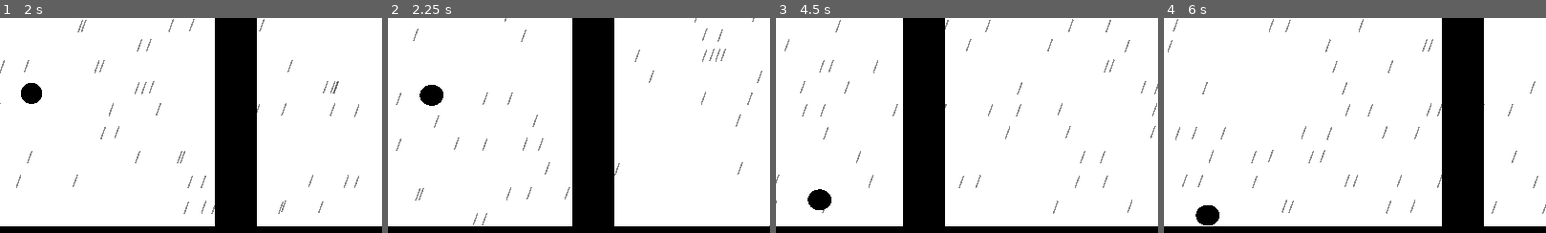
Above: before the commit, frames 1-4 (left to right).
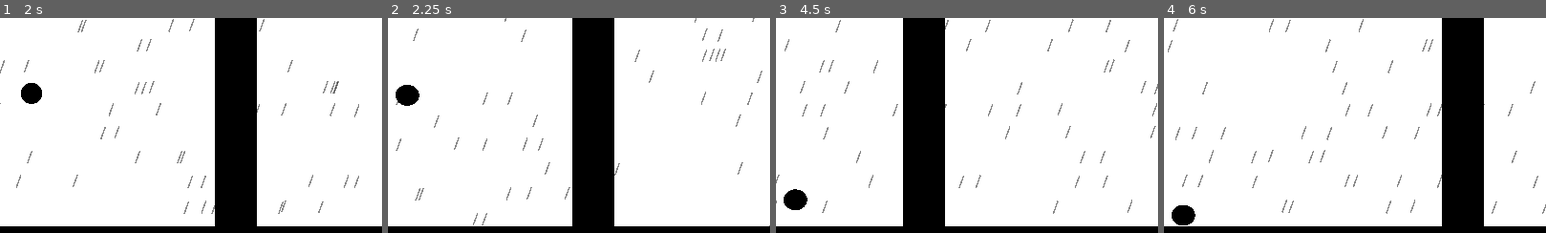
Above: after the commit, the same moments.

Repository: pedro-nadolny/AberrationJam
Game: Godot game, scene res://world.tscn
Same seed, same stepped clock (60 frames per second), same inputs: the game is played once before the commit and once after it.
Inputs:
- Up to frame 1 (2 s): hold Right (move_right) from 0.53 s (still down); tap Space (dash) at 0.6, 1.35 s; tap Up (jump) at 0.77, 1.52 s
- Up to frame 2 (2.25 s): release Right (move_right) at 2.03 s; hold Left (move_left) from 2.03 s (still down); tap Space (dash) at 2.1 s
- Up to frame 3 (4.5 s): release Left (move_left) at 2.78 s; hold Right (move_right) 2.78-4.28 s; tap Space (dash) at 2.85, 3.6, 4.35 s; tap Up (jump) at 3.02, 3.77 s; hold Left (move_left) from 4.28 s (still down)
- Up to frame 4 (6 s): tap Up (jump) at 4.52 s; release Left (move_left) at 5.03 s; hold Right (move_right) 5.03-5.78 s; tap Space (dash) at 5.1, 5.85 s; hold Left (move_left) from 5.78 s (still down)
The pictures show only the part of the screen within x 46-96%, y 26-76%; the shares and areas given below are measured in that part.

Frame 1 is identical in both runs. In frame 2, 1.0% of the frame differs, in the area x 2-15%, y 31-41%; in frame 3, 0.9%; in frame 4, 0.9%.

Commit message:
fix left dashing animation

Diff:
--- a/PlayerController.gd
+++ b/PlayerController.gd
@@ -79,4 +79,4 @@
 	velocity.x += last_input_sign * dash_force
 	velocity.y = 0
 	$Mesh.scale = Vector2(1.7, 0.4)
-	$Mesh.position = Vector2(30, 4)
+	$Mesh.position = Vector2(last_input_sign * 30, 4)
